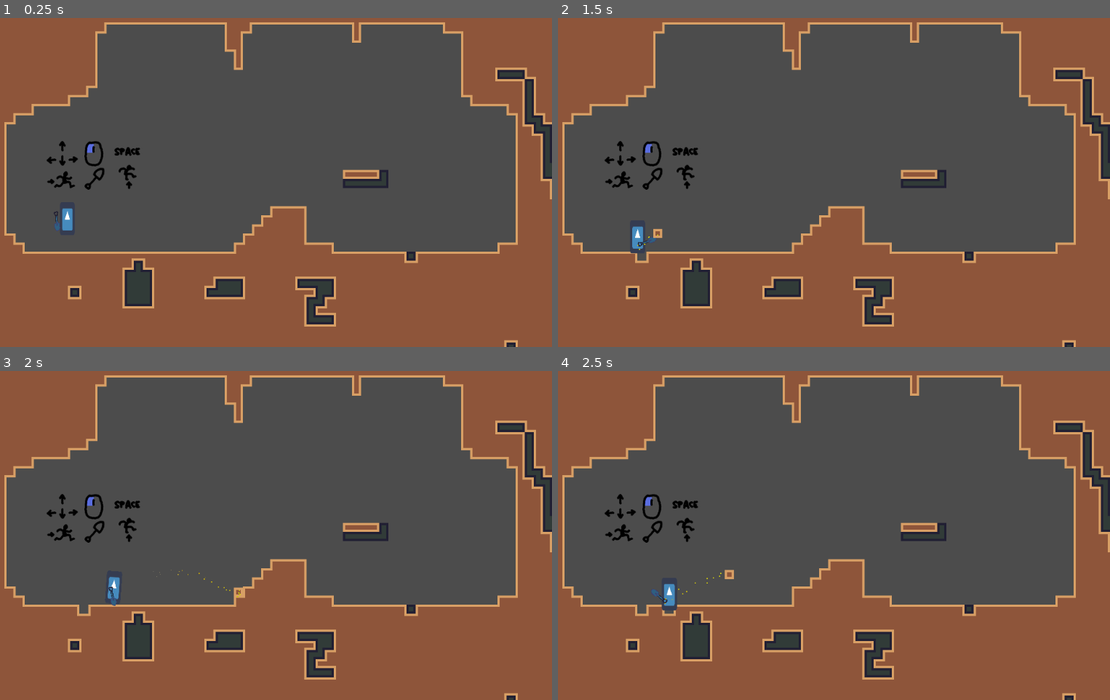
Above: before the commit, frames 1-4 (two rows, left to right).
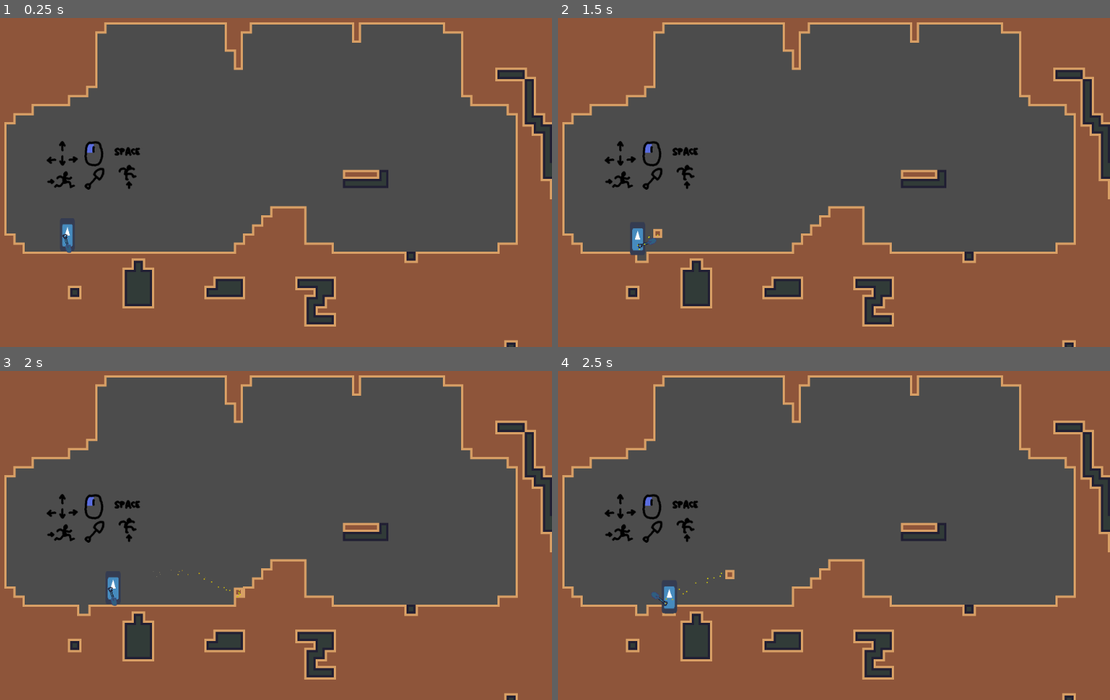
Above: after the commit, the same moments.

Repository: Eptwalabha/ld48
Game: Godot game, scene res://scenes/levels/LevelBase.tscn
Same seed, same stepped clock (60 frames per second), same inputs: the game is played once before the commit and once after it. The engine's default icon, where the game draws it, is replaced by a stand-in: a white triangle on a blue panel in a dark square.
Inputs (mouse positions are in pixels of both pictures, inside the frame that each line leads up to):
- Up to frame 1 (0.25 s): no input
- Up to frame 2 (1.5 s): move the mouse to (944, 159) at 0.52 s; hold E (action) 0.53-1.28 s; hold Right (move_right) from 0.53 s (still down); tap Space (move_jump) at 0.77 s; move the mouse to (701, 192) at 1.27 s; tap E (action) at 1.35 s
- Up to frame 3 (2 s): keep holding Right (move_right); tap Space (move_jump) at 1.52 s
- Up to frame 4 (2.5 s): move the mouse to (878, 453) at 2.02 s; release Right (move_right) at 2.03 s; hold Left (move_left) from 2.03 s (still down); hold E (action) from 2.03 s (still down)

The runs differ from the first frame. In frame 1, 0.3% of the frame differs, in the area x 9-14%, y 57-72%; in frame 2, less than 0.1%; in frame 3, less than 0.1%; in frame 4, 0.1%.

Commit message:
improve Player's collision

Diff:
--- a/scenes/Player.gd
+++ b/scenes/Player.gd
@@ -3,7 +3,7 @@
 signal throw_dirt
 
 export(float) var j_duration := .5
-export(float) var j_tiles := 3.0
+export(float) var j_tiles := 5.0
 export(int) var max_range := 3
 
 onready var anim_tree : AnimationTree = $AnimationTree
--- a/scenes/Player.tscn
+++ b/scenes/Player.tscn
@@ -6,10 +6,9 @@
 
 [sub_resource type="CapsuleShape2D" id=1]
 radius = 13.0
-height = 24.0
+height = 16.0
 
 [sub_resource type="RayShape2D" id=2]
-custom_solver_bias = 0.014
 length = 16.0
 
 [sub_resource type="Animation" id=3]
@@ -225,14 +224,13 @@
 [sub_resource type="AnimationNodeStateMachinePlayback" id=19]
 
 [node name="Player" type="KinematicBody2D"]
-position = Vector2( 186.54, 196.314 )
 collision_mask = 14
 script = ExtResource( 1 )
 
 [node name="Pivot" type="Node2D" parent="."]
 
 [node name="icon" type="Sprite" parent="Pivot"]
-position = Vector2( 0, -30 )
+position = Vector2( 0, -28 )
 scale = Vector2( 0.42, 0.9 )
 texture = ExtResource( 2 )
 
@@ -254,12 +252,13 @@
 texture = ExtResource( 3 )
 
 [node name="Capsule" type="CollisionShape2D" parent="."]
-position = Vector2( 0, -34 )
+position = Vector2( 0, -35.3421 )
 shape = SubResource( 1 )
 
-[node name="Floor" type="CollisionShape2D" parent="."]
+[node name="Base" type="CollisionShape2D" parent="."]
 position = Vector2( 0, -16 )
 shape = SubResource( 2 )
+one_way_collision_margin = 3.0
 
 [node name="FloorL" type="RayCast2D" parent="."]
 position = Vector2( -8, 0 )
